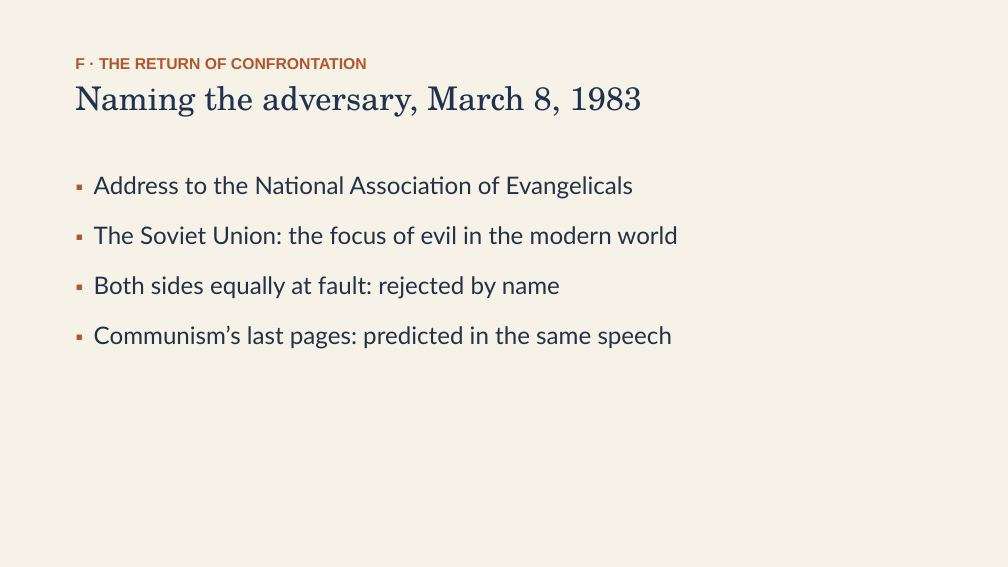
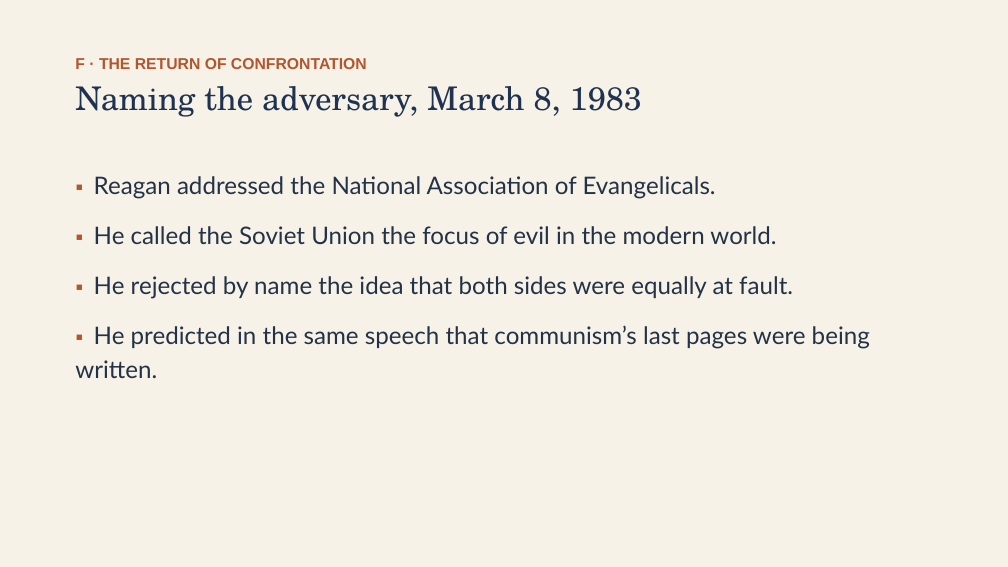
Before and after one commit to ab17gthb/humanities-curriculum-group, a slide deck: slide 21 of cold-war/lesson-07/lesson-07-slides.pptx. Drawn at 1008x567 pixels with LibreOffice and Linux fonts; fonts in the diff are those of the drawing. Boxes give left, top, right and bottom in pixels: in the first picture for what was removed or moved away, otherwise in the second. Text is boxed around its words. In the diff, an @@ line names an element or a change of style, - is before the commit and + after.

Commit message:
Rollout: Cold War L7 reworked and live (Détente, Human Rights, and the Evil Empire)

```diff
--- a/cold-war/lesson-07/lesson-07-slides.pptx
+++ b/cold-war/lesson-07/lesson-07-slides.pptx
@@ text at (75,176,870,378): text changed @@
-▪ Address to the National Association of Evangelicals
-▪ The Soviet Union: the focus of evil in the modern world
-▪ Both sides equally at fault: rejected by name
-▪ Communism’s last pages: predicted in the same speech
+▪ Reagan addressed the National Association of Evangelicals.
+▪ He called the Soviet Union the focus of evil in the modern world.
+▪ He rejected by name the idea that both sides were equally at fault.
+▪ He predicted in the same speech that communism’s last pages were being written.
```
Also in this commit, not shown: 11 other slides changed, 6 other files.
